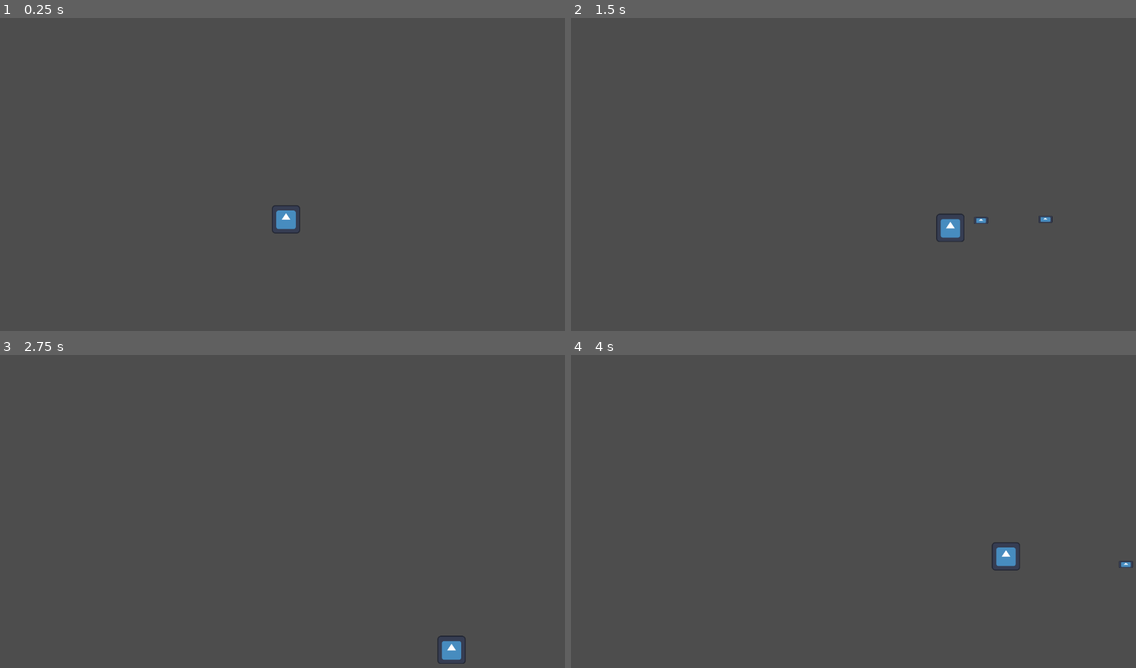
Above: before the commit, frames 1-4 (two rows, left to right).
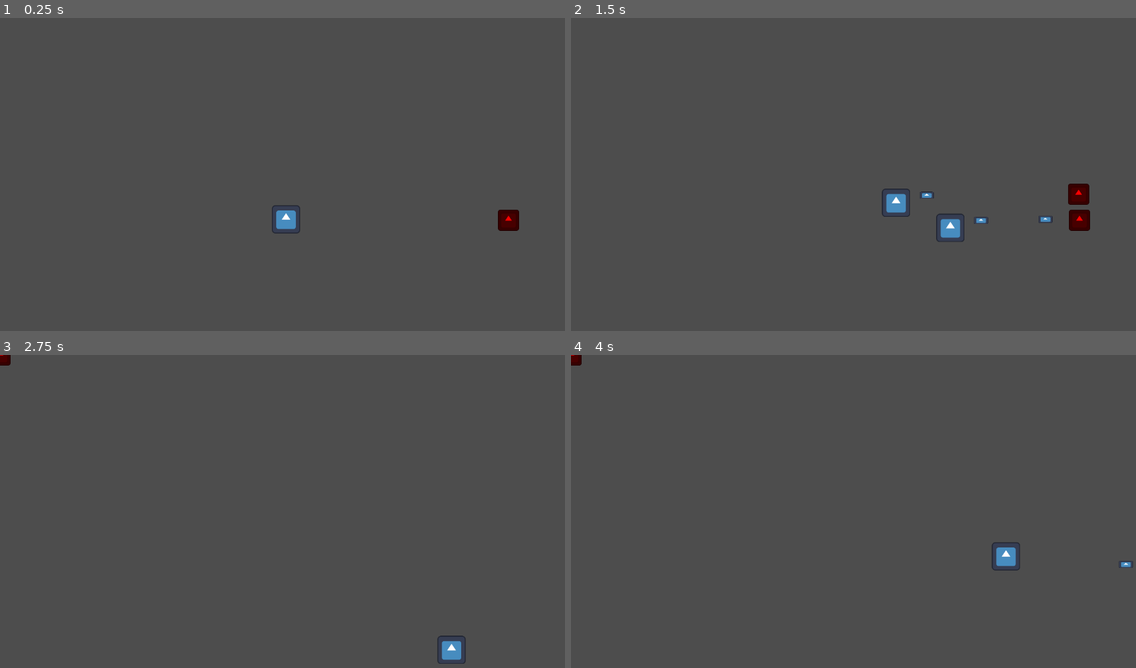
Above: after the commit, the same moments.

Repository: Lymer20/Juego-Seaquest
Game: Godot game, scene res://world/mundo.tscn
The game is run twice, just before and just after one commit, with the same random seed, the same clock (stepped at 60 frames per second) and the same inputs. The engine's default icon, where the game draws it, is replaced by a stand-in: a white triangle on a blue panel in a dark square.
Inputs:
- Up to frame 1 (0.25 s): no input
- Up to frame 2 (1.5 s): tap Enter at 0.5 s; hold Right (derecha) 0.53-1.28 s; tap R (revivir, bound only after the commit) at 0.6 s; hold Down (abajo) from 1.28 s (still down); tap Space (disparo) at 1.35 s
- Up to frame 3 (2.75 s): tap R (revivir, bound only after the commit) at 1.55, 2.1 s; release Down (abajo) at 2.03 s; hold Right (derecha) from 2.03 s (still down)
- Up to frame 4 (4 s): release Right (derecha) at 2.78 s; hold Up (arriba) 2.78-3.53 s; tap R (revivir, bound only after the commit) at 2.85, 3.8 s; hold Left (izquierda) from 3.53 s (still down); tap Space (disparo) at 3.6 s

The runs differ from the first frame. In frame 1, 0.3% of the frame differs, in the area x 88-92%, y 61-69%; in frame 2, 0.8%, in the area x 55-92%, y 52-69%; in frame 3, less than 0.1%; in frame 4, less than 0.1%.
Error after the commit: Invalid assignment of property or key 'global_position' with value of type 'Vector2' on a base object of type 'previously freed'. (res://world/mundo.gd:22)

Commit message:
-Adiciones de mecanicas sin terminar
-Se añadió un personaje de prueba de recibir daño o hacerle daño
-Se añadió hitbox y hurtbox a distintas entidades (Personaje, Balas, Personaje de prueba)
-Se añadió un área que servirá para recibir oxígeno y/o salvar personas
-Pequeño test de reset solo para debug (incompleto y muy bugeado)
-Pequeños cambios en las colisiones

Diff:
--- a/entities/player/bala.tscn
+++ b/entities/player/bala.tscn
@@ -3,11 +3,10 @@
 [ext_resource type="Script" uid="uid://cqlbl4ust42ne" path="res://entities/player/bala.gd" id="1_ag3k0"]
 [ext_resource type="Texture2D" uid="uid://dw6i1dfjqy8nk" path="res://icon.svg" id="2_tqo1u"]
 
-[sub_resource type="RectangleShape2D" id="RectangleShape2D_t4wd0"]
+[sub_resource type="RectangleShape2D" id="RectangleShape2D_kfik0"]
 size = Vector2(32, 16)
 
 [node name="Bala" type="CharacterBody2D"]
-position = Vector2(-2, 0)
 collision_layer = 4
 collision_mask = 0
 script = ExtResource("1_ag3k0")
@@ -16,10 +15,14 @@
 scale = Vector2(0.25, 0.125)
 texture = ExtResource("2_tqo1u")
 
-[node name="CollisionShape2D" type="CollisionShape2D" parent="."]
-shape = SubResource("RectangleShape2D_t4wd0")
-
 [node name="desaparece" type="Timer" parent="."]
 wait_time = 3.0
 
+[node name="gun_hitBox" type="Area2D" parent="."]
+
+[node name="CollisionShape2D" type="CollisionShape2D" parent="gun_hitBox"]
+shape = SubResource("RectangleShape2D_kfik0")
+debug_color = Color(0.689805, 0.288263, 1, 0.42)
+
 [connection signal="timeout" from="desaparece" to="." method="_on_timer_timeout"]
+[connection signal="area_entered" from="gun_hitBox" to="." method="_on_gun_hit_box_area_entered"]
--- a/entities/player/jugador.gd
+++ b/entities/player/jugador.gd
@@ -5,8 +5,11 @@
 const aceleracion: float = 900
 const friccion: float = 1200
 
+var salvados: int = 1
+
 # Disparo
 var bala_path=preload("res://entities/player/bala.tscn")
+
 # Cooldown del disparo
 var shoot: bool = true
 @onready var cooldown: Timer = $Arma/cooldown
@@ -17,7 +20,6 @@
 	# Estas variables detectan movimiento en X y en Y
 	var movimiento_x := Input.get_axis("izquierda", "derecha")
 	var movimiento_y := Input.get_axis("arriba", "abajo")
-
 	# Movimiento en X
 	if movimiento_x:
 		velocity.x = move_toward(velocity.x, movimiento_x * velocidad_max, aceleracion * delta)
@@ -49,3 +51,8 @@
 	if !shoot:
 		shoot = true
 		print("Puedes disparar!")
+
+func _on_area_2d_area_entered(area: Area2D) -> void:
+	if area.name == "enemy_hitBox":
+		print("Ohno, moriste!")
+		queue_free() # Replace with function body.
--- a/entities/player/jugador.tscn
+++ b/entities/player/jugador.tscn
@@ -6,7 +6,12 @@
 [sub_resource type="RectangleShape2D" id="RectangleShape2D_8o684"]
 size = Vector2(128, 128)
 
+[sub_resource type="RectangleShape2D" id="RectangleShape2D_f7wae"]
+size = Vector2(64, 64)
+
 [node name="Jugador" type="CharacterBody2D"]
+position = Vector2(1, 0)
+collision_layer = 2
 script = ExtResource("1_16k11")
 
 [node name="Sprite2D" type="Sprite2D" parent="."]
@@ -18,9 +23,16 @@
 scale = Vector2(0.5, 0.5)
 shape = SubResource("RectangleShape2D_8o684")
 
+[node name="player_hurtBox" type="Area2D" parent="."]
+
+[node name="CollisionShape2D" type="CollisionShape2D" parent="player_hurtBox"]
+shape = SubResource("RectangleShape2D_f7wae")
+debug_color = Color(0.884748, 0.00031054, 0.809704, 0.42)
+
 [node name="Arma" type="Node2D" parent="."]
 position = Vector2(40, 0)
 
 [node name="cooldown" type="Timer" parent="Arma"]
 
+[connection signal="area_entered" from="player_hurtBox" to="." method="_on_area_2d_area_entered"]
 [connection signal="timeout" from="Arma/cooldown" to="." method="_on_cooldown_timeout"]
--- /dev/null
+++ b/hurt_test.tscn
@@ -0,0 +1,32 @@
+[gd_scene load_steps=5 format=3 uid="uid://cwmpvj0whpvbv"]
+
+[ext_resource type="Script" uid="uid://dglrpf1y73x4c" path="res://world/hurt_test.gd" id="1_qt07b"]
+[ext_resource type="Texture2D" uid="uid://dw6i1dfjqy8nk" path="res://icon.svg" id="2_b28pw"]
+
+[sub_resource type="RectangleShape2D" id="RectangleShape2D_0rfjf"]
+size = Vector2(128, 128)
+
+[sub_resource type="RectangleShape2D" id="RectangleShape2D_b28pw"]
+size = Vector2(48, 48)
+
+[node name="Hurt_Test" type="CharacterBody2D"]
+collision_layer = 8
+collision_mask = 0
+script = ExtResource("1_qt07b")
+
+[node name="Sprite2D" type="Sprite2D" parent="."]
+scale = Vector2(0.375, 0.375)
+texture = ExtResource("2_b28pw")
+
+[node name="CollisionShape2D" type="CollisionShape2D" parent="."]
+scale = Vector2(0.375, 0.375)
+shape = SubResource("RectangleShape2D_0rfjf")
+debug_color = Color(0.0853459, 0.196693, 1, 0.42)
+
+[node name="enemy_hitBox" type="Area2D" parent="."]
+
+[node name="CollisionShape2D" type="CollisionShape2D" parent="enemy_hitBox"]
+shape = SubResource("RectangleShape2D_b28pw")
+debug_color = Color(0.707332, 0, 0.151659, 0.42)
+
+[connection signal="area_entered" from="enemy_hitBox" to="." method="_on_enemy_hit_box_area_entered"]
--- a/project.godot
+++ b/project.godot
@@ -53,12 +53,18 @@
 , Object(InputEventKey,"resource_local_to_scene":false,"resource_name":"","device":-1,"window_id":0,"alt_pressed":false …(183 unchanged characters)…
 ]
 }
+revivir={
+"deadzone": 0.2,
+"events": [Object(InputEventKey,"resource_local_to_scene":false,"resource_name":"","device":-1,"window_id":0,"alt_pressed":false,"shift_pressed":false,"ctrl_pressed":false,"meta_pressed":false,"pressed":false,"keycode":0,"physical_keycode":82,"key_label":0,"unicode":114,"location":0,"echo":false,"script":null)
+]
+}
 
 [layer_names]
 
 2d_physics/layer_1="World"
 2d_physics/layer_2="Player"
-2d_physics/layer_3="Bala"
+2d_physics/layer_3="Bullet"
+2d_physics/layer_4="Enemy"
 
 [rendering]
 
--- /dev/null
+++ b/world/hurt_test.gd
@@ -0,0 +1,10 @@
+extends CharacterBody2D
+@onready var sprite_2d: Sprite2D = $Sprite2D
+
+func _ready():
+	sprite_2d.modulate = Color(1, 0, 0)
+
+func _on_enemy_hit_box_area_entered(area: Area2D) -> void:
+	if area.name == "gun_hitBox":
+		print("Ohsi, lo mataste!")
+		queue_free()
--- a/world/mundo.gd
+++ b/world/mundo.gd
@@ -1,6 +1,37 @@
 extends Node2D
 @onready var colision_del_mapa: CollisionPolygon2D = $"StaticBody2D/Colision del Mapa"
 @onready var polygon_2d: Polygon2D = $"StaticBody2D/Colision del Mapa/Polygon2D"
+var enemigo_path=preload("res://hurt_test.tscn")
+var jugador_path=preload("res://entities/player/jugador.tscn")
+var jugador = jugador_path.instantiate()
 
 func _ready():
 	polygon_2d.polygon = colision_del_mapa.polygon
+
+func _physics_process(delta: float) -> void:
+	if Input.is_action_just_pressed("revivir"):
+		for node in get_children():
+			if node.is_in_group("jugador") or node.is_in_group("enemigo"):
+				node.queue_free()
+		revivir()
+
+func revivir():
+	var enemigo = enemigo_path.instantiate()
+	add_child(enemigo)
+	add_child(jugador)
+	jugador.global_position = Vector2(550, 400)
+	enemigo.global_position = Vector2(1150, 400)
+	jugador.add_to_group("jugador")
+	enemigo.add_to_group("enemigo")
+
+func _on_oxigeno_area_entered(area: Area2D) -> void:
+
+	if jugador.salvados > 0:
+		print("Total de personas salvadas: " + str(jugador.salvados))
+	else:
+		print("Busca mas personas por salvar!")
+	print("¡Estas recibiendo oxígeno!")
+
+func _on_oxigeno_area_exited(area: Area2D) -> void:
+	print("¡Dejaste de recibir oxígeno!")
+	jugador.salvados = jugador.salvados + 1
--- a/world/mundo.tscn
+++ b/world/mundo.tscn
@@ -1,7 +1,11 @@
-[gd_scene load_steps=3 format=3 uid="uid://bs80h6pf4qjk"]
+[gd_scene load_steps=5 format=3 uid="uid://bs80h6pf4qjk"]
 
 [ext_resource type="Script" uid="uid://qgt7qrtq22rj" path="res://world/mundo.gd" id="1_6ba58"]
 [ext_resource type="PackedScene" uid="uid://cpcjdcnmlpdpb" path="res://entities/player/jugador.tscn" id="2_lgngo"]
+[ext_resource type="PackedScene" uid="uid://cwmpvj0whpvbv" path="res://hurt_test.tscn" id="3_ltsvv"]
+
+[sub_resource type="RectangleShape2D" id="RectangleShape2D_ltsvv"]
+size = Vector2(1280, 48)
 
 [node name="Mundo" type="Node2D"]
 script = ExtResource("1_6ba58")
@@ -11,11 +15,23 @@
 [node name="Colision del Mapa" type="CollisionPolygon2D" parent="StaticBody2D"]
 position = Vector2(-346, -477.264)
 scale = Vector2(1.32251, 2.47051)
-polygon = PackedVector2Array(256.331, 193.184, 1224.19, 193.184, 1224.19, 484.622, 1218.14, 484.622, 1218.14, 270.901, 262.38, 270.901, 262.38, 481.384, 1218.14, 481.384, 1218.14, 484.622, 256.331, 484.622)
+polygon = PackedVector2Array(261.624, 193.184, 1229.48, 193.184, 1229.48, 484.622, 1223.43, 484.622, 1223.43, 264.425, 267.673, 264.425, 267.673, 481.384, 1223.43, 481.384, 1223.43, 484.622, 261.624, 484.622)
 
 [node name="Polygon2D" type="Polygon2D" parent="StaticBody2D/Colision del Mapa"]
 visible = false
 
 [node name="Jugador" parent="." instance=ExtResource("2_lgngo")]
 position = Vector2(648, 457)
-collision_layer = 2
+
+[node name="Hurt_Test" parent="." instance=ExtResource("3_ltsvv")]
+position = Vector2(1152, 459)
+
+[node name="oxigeno" type="Area2D" parent="."]
+
+[node name="CollisionShape2D" type="CollisionShape2D" parent="oxigeno"]
+position = Vector2(640, 192)
+shape = SubResource("RectangleShape2D_ltsvv")
+debug_color = Color(0.662919, 0.513129, 0, 0.42)
+
+[connection signal="area_entered" from="oxigeno" to="." method="_on_oxigeno_area_entered"]
+[connection signal="area_exited" from="oxigeno" to="." method="_on_oxigeno_area_exited"]
Not shown: 1 places in entities/player/jugador.tscn that only renumber resources
Not shown, added: world/hurt_test.gd.uid
